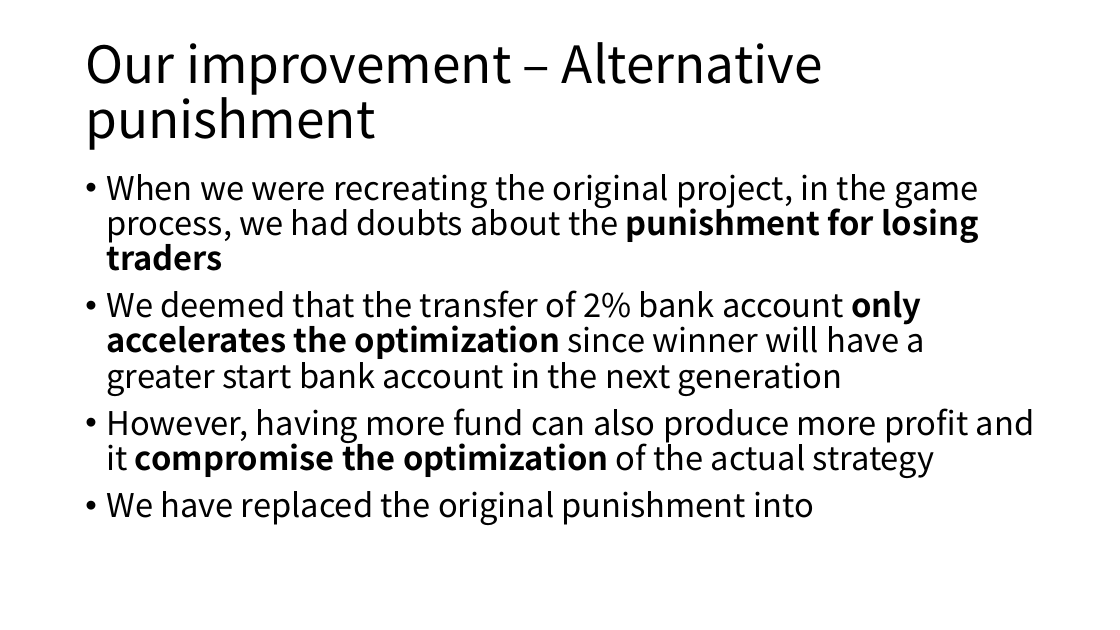
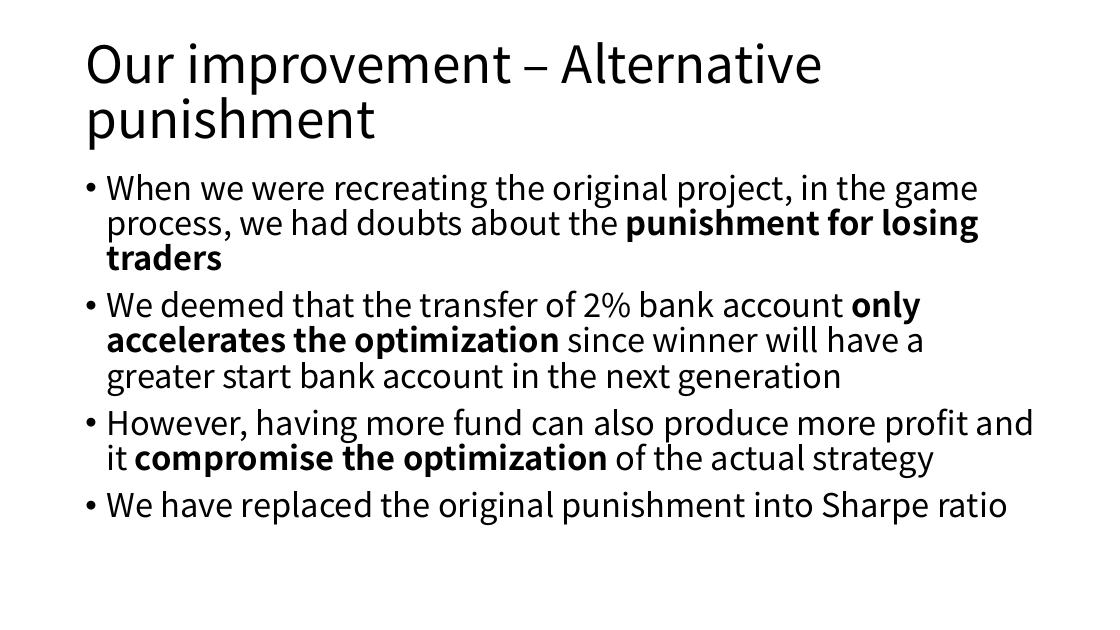
Before and after one commit to Emma3434/FRE-7121-Final-Project, a slide deck: slide 7 of 7121 Statistical Arbitrage Final Project.pptx. Drawn at 1120x630 pixels with LibreOffice and Linux fonts; fonts in the diff are those of the drawing. Boxes give left, top, right and bottom in pixels: in the first picture for what was removed or moved away, otherwise in the second. Text is boxed around its words. In the diff, an @@ line names an element or a change of style, - is before the commit and + after.

```diff
--- a/7121 Statistical Arbitrage Final Project.pptx
+++ b/7121 Statistical Arbitrage Final Project.pptx
@@ text at (106, 491, 1008, 525): text changed @@
-• We have replaced the original punishment into
+• We have replaced the original punishment into Sharpe ratio
```
Also in this commit, not shown: 1 other slide changed, 1 other file.
